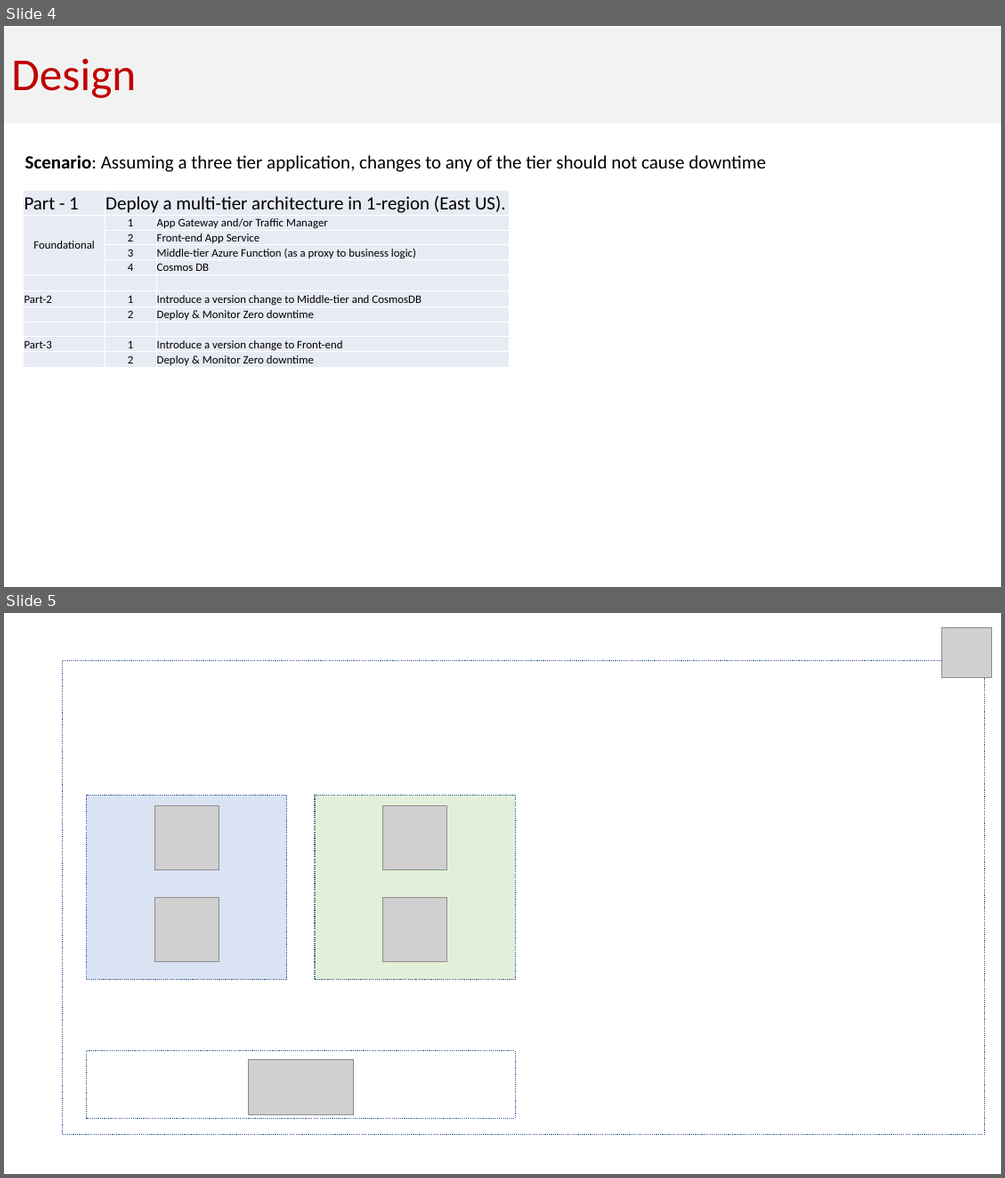
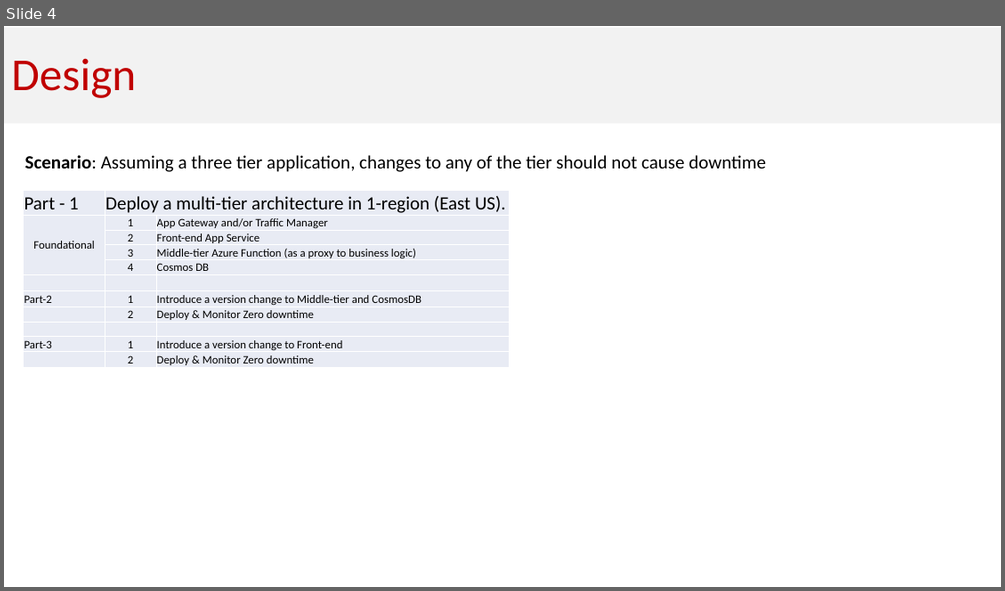
Before and after one commit to Cloudneeti/zero-downtime-azure-paas, a slide deck: Solution_Architecture/Zero-Downtime Architecture.pptx. Shown one above the other, each under a label of ours: slides 4 and 5 before the commit, slide 4 after it. The pictures are 1005x1178 and 1005x591 pixels, drawn with LibreOffice and Linux fonts; fonts in the diff are those of the drawing; grey boxes stand for pictures. Boxes give left, top, right and bottom in pixels: in the first picture for what was removed or moved away, otherwise in the second. Text is boxed around its words. In the diff, an @@ line names an element or a change of style, - is before the commit and + after.

Commit message:
Updating with PPT

```diff
--- a/Solution_Architecture/Zero-Downtime Architecture.pptx
+++ b/Solution_Architecture/Zero-Downtime Architecture.pptx
@@ slide 5 removed at bbox=[4, 613, 1001, 1174], background #FFFFFF @@
@@ picture removed at bbox=[942, 628, 992, 678] @@
@@ rectangle removed at bbox=[63, 660, 985, 1134] @@
@@ rectangle removed at bbox=[86, 795, 287, 980] @@
@@ rectangle removed at bbox=[316, 795, 516, 980] @@
@@ picture removed at bbox=[155, 806, 218, 869] @@
@@ picture removed at bbox=[383, 806, 446, 869] @@
@@ picture removed at bbox=[155, 897, 218, 961] @@
@@ picture removed at bbox=[383, 897, 446, 961] @@
@@ rectangle removed at bbox=[86, 1051, 516, 1118] @@
@@ picture removed at bbox=[249, 1060, 353, 1115] @@
```
Also in this commit, not shown: 1 slide added.
